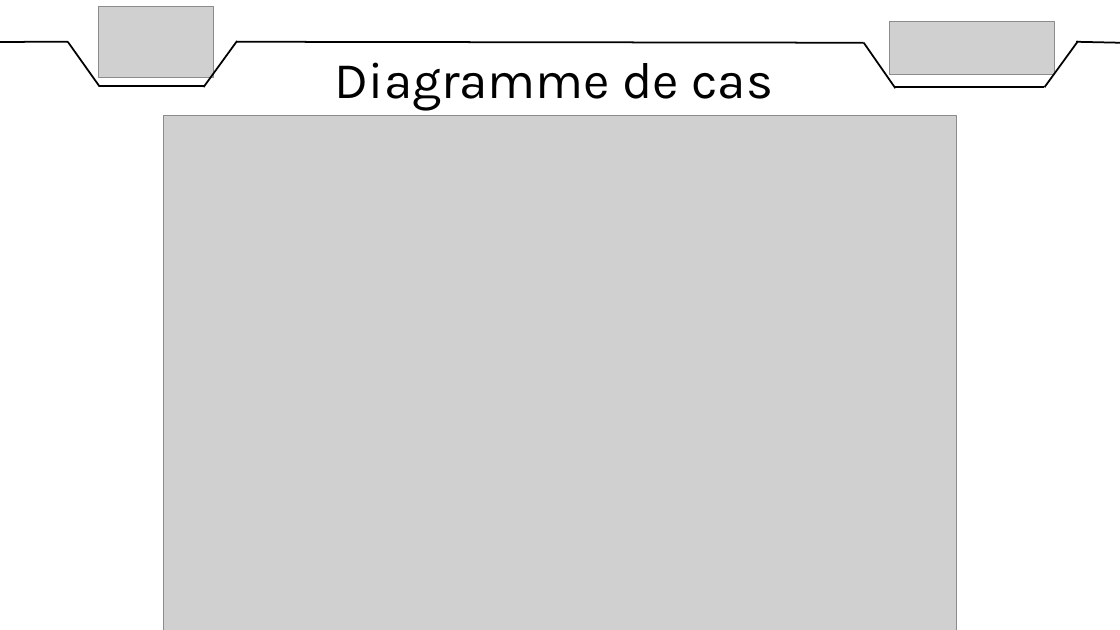
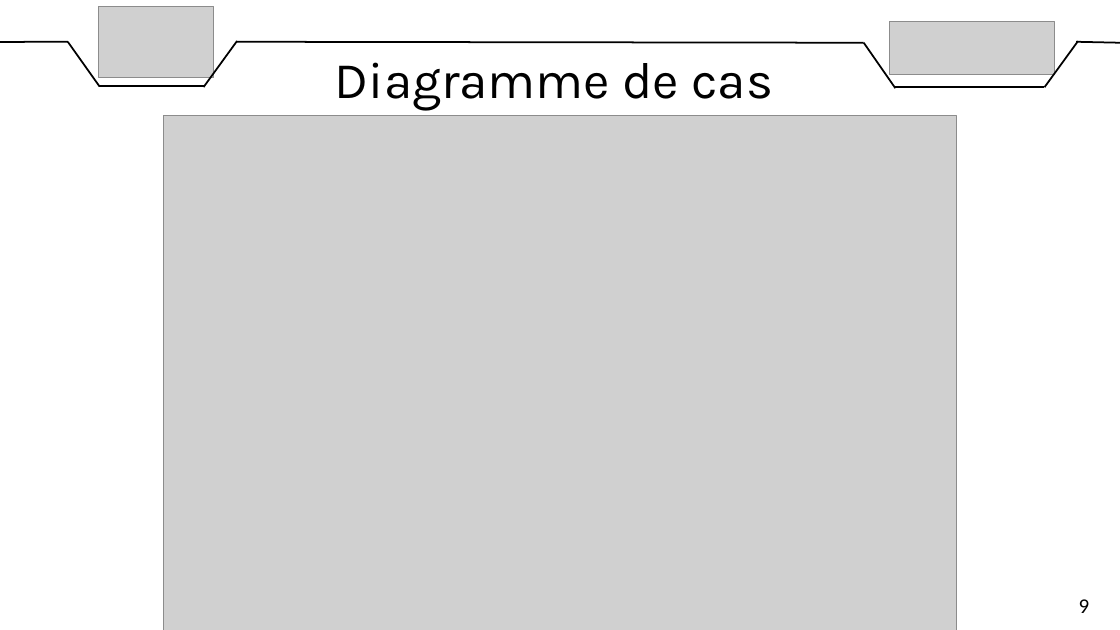
Before and after one commit to DylanChe/SupervisionSerre, a slide deck: slide 11 of oral_projet/revue_final/diaporama_revue_final_dylan.pptx. Drawn at 1120x630 pixels with LibreOffice and Linux fonts; fonts in the diff are those of the drawing; grey boxes stand for pictures. Boxes give left, top, right and bottom in pixels: in the first picture for what was removed or moved away, otherwise in the second. Text is boxed around its words. In the diff, an @@ line names an element or a change of style, - is before the commit and + after.

```diff
--- a/oral_projet/revue_final/diaporama_revue_final_dylan.pptx
+++ b/oral_projet/revue_final/diaporama_revue_final_dylan.pptx
@@ text added at (1079, 599, 1090, 613), 18 pt, text #000000 @@
+9
```
Also in this commit, not shown: 5 other slides changed, 6 slides added, 1 slide removed.
